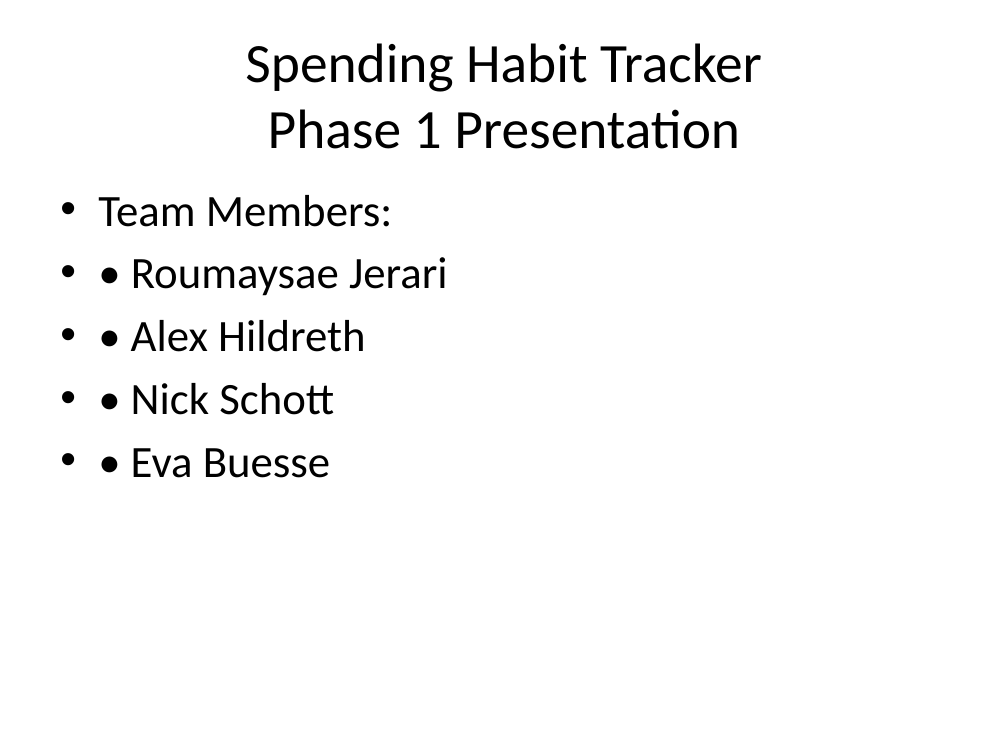
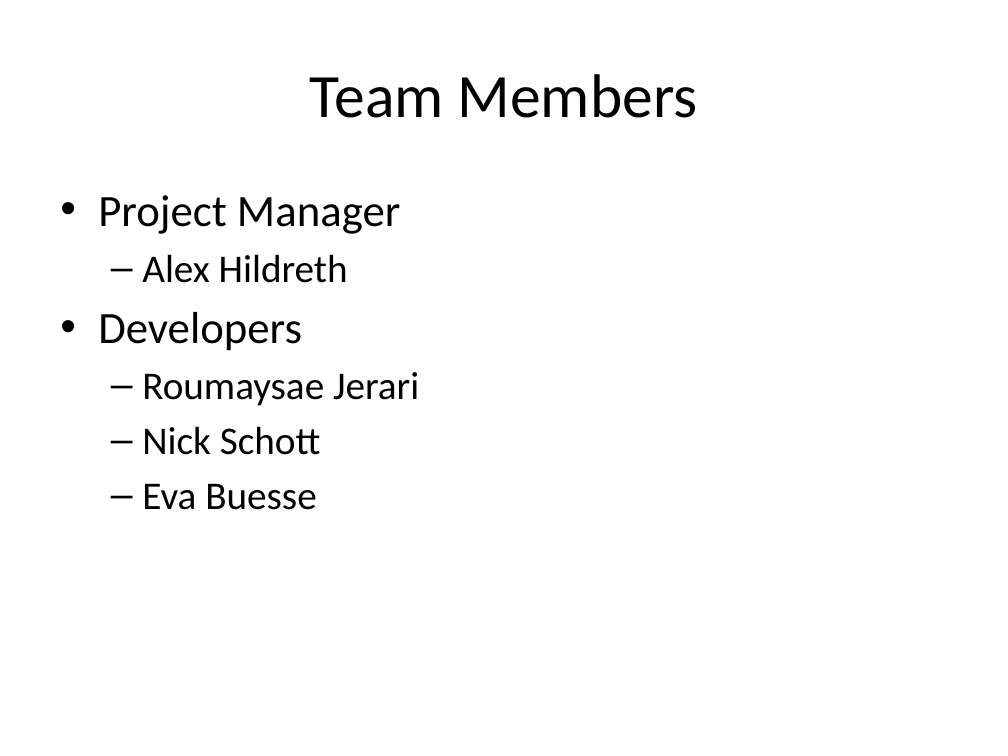
Before and after one commit to Buesse7310/Project-Alex-Roma-Nick-Eva-, a slide deck: slide 2 of docs/phase1/Spending_Habit_Tracker_Phase1.pptx (slide 1 before the commit). Drawn at 1008x756 pixels with LibreOffice and Linux fonts; fonts in the diff are those of the drawing. Boxes give left, top, right and bottom in pixels: in the first picture for what was removed or moved away, otherwise in the second. Text is boxed around its words. In the diff, an @@ line names an element or a change of style, - is before the commit and + after.

```diff
--- a/docs/phase1/Spending_Habit_Tracker_Phase1.pptx
+++ b/docs/phase1/Spending_Habit_Tracker_Phase1.pptx
@@ title at <box>310,74,698,118</box>: text changed; size 39.6 to 44 pt @@
-Spending Habit Tracker
-Phase 1 Presentation
+Team Members
@@ text at <box>98,195,419,510</box>: text changed; size 32 to 28 pt @@
-• Team Members:
-• • Roumaysae Jerari
-• • Alex Hildreth
-• • Nick Schott
-• • Eva Buesse
+• Project Manager
+  – Alex Hildreth
+• Developers
+  – Roumaysae Jerari
+  – Nick Schott
+  – Eva Buesse
```
Also in this commit, not shown: 1 other slide changed, 2 slides added.
